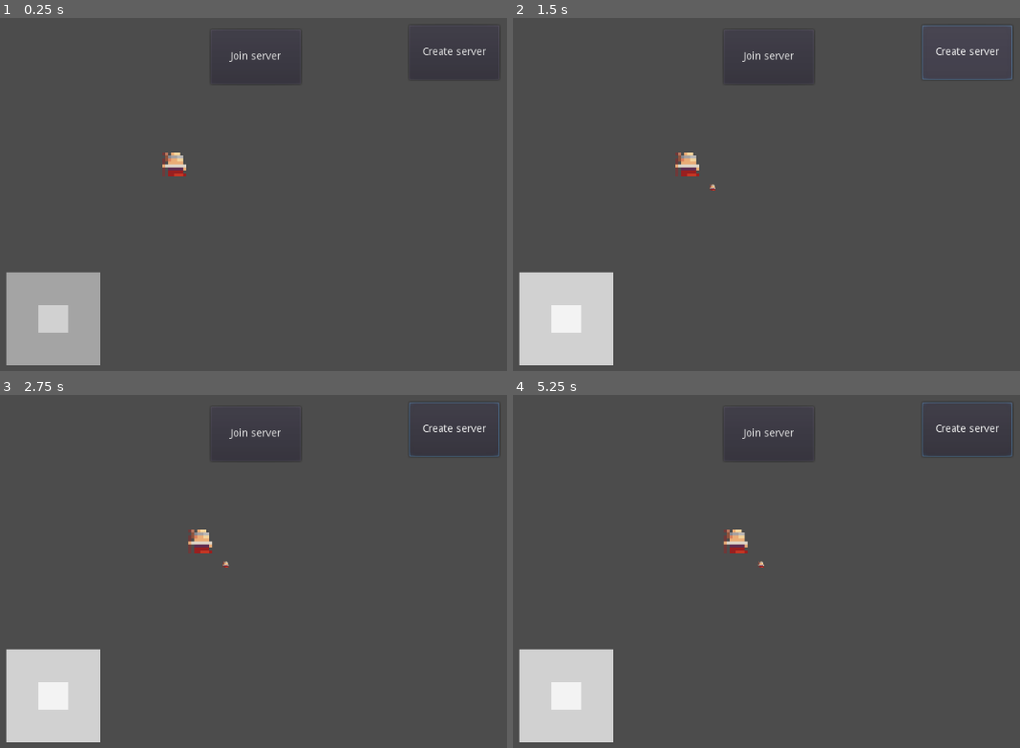
Above: before the commit, frames 1-4 (two rows, left to right).
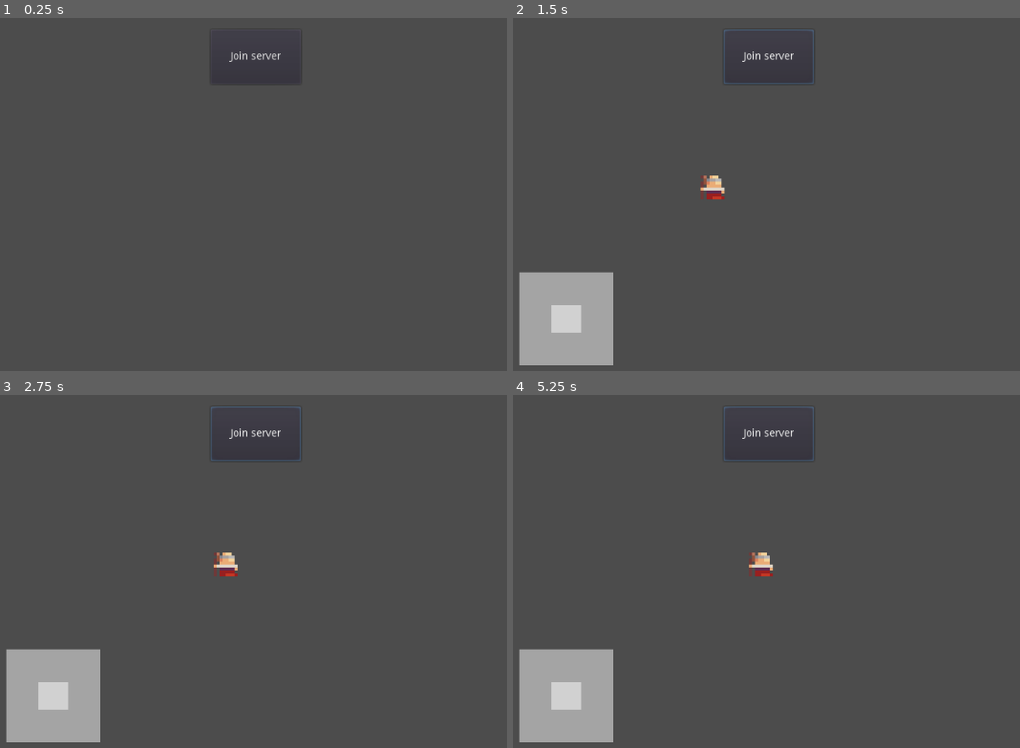
Above: after the commit, the same moments.

Repository: WilliamMcKenzie/MMORealm
Game: Godot game, scene res://Client/Client.tscn
Same seed, same stepped clock (60 frames per second), same inputs: the game is played once before the commit and once after it. Before the commit the project starts from res://main.tscn.
Inputs (mouse positions are in pixels of both pictures, inside the frame that each line leads up to):
- Up to frame 1 (0.25 s): no input
- Up to frame 2 (1.5 s): click "Join server" at 0.5 s; click (969, 53) at 1.25 s, where only the run before the commit has a clickable "Create server"
- Up to frame 3 (2.75 s): move the mouse to (491, 567) at 2.02 s; hold D (right) from 2.03 s (still down); click (491, 567) at 2.17 s
- Up to frame 4 (5.25 s): move the mouse to (685, 613) at 2.77 s; release D (right) at 2.78 s; hold S (down) 2.78-3.53 s; move the mouse to (913, 493) at 3.52 s; hold D (right) 3.53-4.28 s; move the mouse to (801, 680) at 4.27 s; hold W (up) 4.28-5.03 s; click (801, 680) at 4.42 s; move the mouse to (outside the picture) at 5.02 s; hold A (left) from 5.03 s (still down)

The runs differ from the first frame. In frame 1, 5.3% of the frame differs, in the area x 1-96%, y 8-99%; in frame 2, 5.8%, in the area x 1-99%, y 2-99%; in frame 3, 5.7%; in frame 4, 5.8%.

Commit message:
Made client connect to server
view connections in server console, still need to figure out rpc

Diff:
--- a/Client/Client.gd
+++ b/Client/Client.gd
@@ -1,17 +1,30 @@
-extends Node
+extends Node2D
 
 
-var IP_ADDRESS = "127.0.0.1"
+onready var clientButton = $Client
+onready var serverButton = $Server
+var MAX_PLAYERS = 10
 var PORT = 20200
+
+var serverId
+var infoBank = {}
+remote var printme = "hello"
 
 # Called when the node enters the scene tree for the first time.
 func _ready():
-	print(get_tree().get_network_peer())
+	print(printme)
+	clientButton.connect("pressed", self, "connectClient")
+	serverButton.connect("pressed", self, "createServer")
 
+func connectClient():
+	var mychar = load("res://PlayerCharacter/Player.tscn")
+	var player_instance = mychar.instance()
+	player_instance.scale.x = 4
+	player_instance.scale.y = 4
+	add_child(player_instance)
 	var peer = NetworkedMultiplayerENet.new()
-	peer.create_server(IP_ADDRESS, PORT)
+	peer.create_client("localhost", PORT)
 	get_tree().network_peer = peer
-	print(get_tree().is_network_server())
-	rpc("print_once_per_client")
-func print_once_per_client():
-	print("I will be printed to the console once per each connected client.")
+
+func _process(delta):
+	print(printme)
--- a/Client/Client.tscn
+++ b/Client/Client.tscn
@@ -1,6 +1,21 @@
 [gd_scene load_steps=2 format=2]
 
-[ext_resource path="res://Client/Client.gd" type="Script" id=1]
+[ext_resource path="res://Client/Client.gd" type="Script" id=2]
 
-[node name="Client_Node" type="Node"]
-script = ExtResource( 1 )
+[node name="Client" type="Node2D"]
+script = ExtResource( 2 )
+
+[node name="Client" type="Button" parent="."]
+margin_left = 358.0
+margin_top = 53.0
+margin_right = 479.0
+margin_bottom = 126.0
+text = "Join server"
+
+[node name="Server" type="Button" parent="."]
+visible = false
+margin_left = 624.0
+margin_top = 47.0
+margin_right = 745.0
+margin_bottom = 120.0
+text = "Create server"
--- a/PlayerCharacter/Player.tscn
+++ b/PlayerCharacter/Player.tscn
@@ -251,7 +251,6 @@
 texture = ExtResource( 2 )
 hframes = 6
 vframes = 3
-frame = 12
 
 [node name="Area2D" type="Area2D" parent="."]
 
@@ -261,3 +260,9 @@
 
 [node name="Joystick" parent="UI" instance=ExtResource( 3 )]
 position = Vector2( 148, 442 )
+
+[node name="Chat" type="RichTextLabel" parent="UI"]
+margin_left = 838.0
+margin_top = 405.0
+margin_right = 995.0
+margin_bottom = 576.0
--- a/Server.gd
+++ b/Server/Server.gd
@@ -3,20 +3,18 @@
 
 var MAX_PLAYERS = 10
 var PORT = 20200
+remote var printme = "HELLO"
 
 # Called when the node enters the scene tree for the first time.
 func _ready():
-	print(get_tree().get_network_peer())
-
 	var peer = NetworkedMultiplayerENet.new()
 	peer.create_server(PORT, MAX_PLAYERS)
 	get_tree().network_peer = peer
-	print(get_tree().is_network_server())
-	rpc("print_once_per_client")
-func print_once_per_client():
-	print("I will be printed to the console once per each connected client.")
-
+	get_tree().connect("network_peer_connected", self, "_player_connected")
 
 # Called every frame. 'delta' is the elapsed time since the previous frame.
-#func _process(delta):
-#	pass
+func _process(delta):
+	print(get_tree().get_network_connected_peers())
+
+func _player_connected(id):
+	rset_unreliable("printme", "TAMPERED")
--- a/Server/Server.tscn
+++ b/Server/Server.tscn
@@ -1,6 +1,6 @@
 [gd_scene load_steps=2 format=2]
 
-[ext_resource path="res://Server.gd" type="Script" id=1]
+[ext_resource path="res://Server/Server.gd" type="Script" id=1]
 
 [node name="Server_Node" type="Node"]
 script = ExtResource( 1 )
--- a/main.gd
+++ /dev/null
@@ -1,32 +0,0 @@
-extends Node2D
-
-
-onready var clientButton = $Client
-onready var serverButton = $Server
-var MAX_PLAYERS = 10
-var PORT = 20200
-
-# Called when the node enters the scene tree for the first time.
-func _ready():
-	print("ready")
-	clientButton.connect("pressed", self, "connectClient")
-	serverButton.connect("pressed", self, "createServer")
-
-func connectClient():
-	print("Connection")
-	var mychar = load("res://PlayerCharacter/Player.tscn")
-	var player_instance = mychar.instance()
-	add_child(player_instance)
-	var peer = NetworkedMultiplayerENet.new()
-	peer.create_client("localhost", PORT)
-	print("client connected")
-	rpc("say_hello")
-
-func createServer():
-	print("Creation")
-	var peer = NetworkedMultiplayerENet.new()
-	peer.create_server(PORT, MAX_PLAYERS)
-	get_tree().network_peer = peer
-
-func say_hello():
-	print("hello")
--- a/main.tscn
+++ /dev/null
@@ -1,25 +0,0 @@
-[gd_scene load_steps=3 format=2]
-
-[ext_resource path="res://PlayerCharacter/Player.tscn" type="PackedScene" id=1]
-[ext_resource path="res://main.gd" type="Script" id=2]
-
-[node name="main" type="Node2D"]
-script = ExtResource( 2 )
-
-[node name="player" parent="." instance=ExtResource( 1 )]
-position = Vector2( 309, 234 )
-scale = Vector2( 4, 4 )
-
-[node name="Client" type="Button" parent="."]
-margin_left = 358.0
-margin_top = 53.0
-margin_right = 479.0
-margin_bottom = 126.0
-text = "Join server"
-
-[node name="Server" type="Button" parent="."]
-margin_left = 624.0
-margin_top = 47.0
-margin_right = 745.0
-margin_bottom = 120.0
-text = "Create server"
--- a/project.godot
+++ b/project.godot
@@ -11,7 +11,7 @@
 [application]
 
 config/name="MmoRealm"
-run/main_scene="res://main.tscn"
+run/main_scene="res://Client/Client.tscn"
 config/icon="res://icon.png"
 
 [gui]
